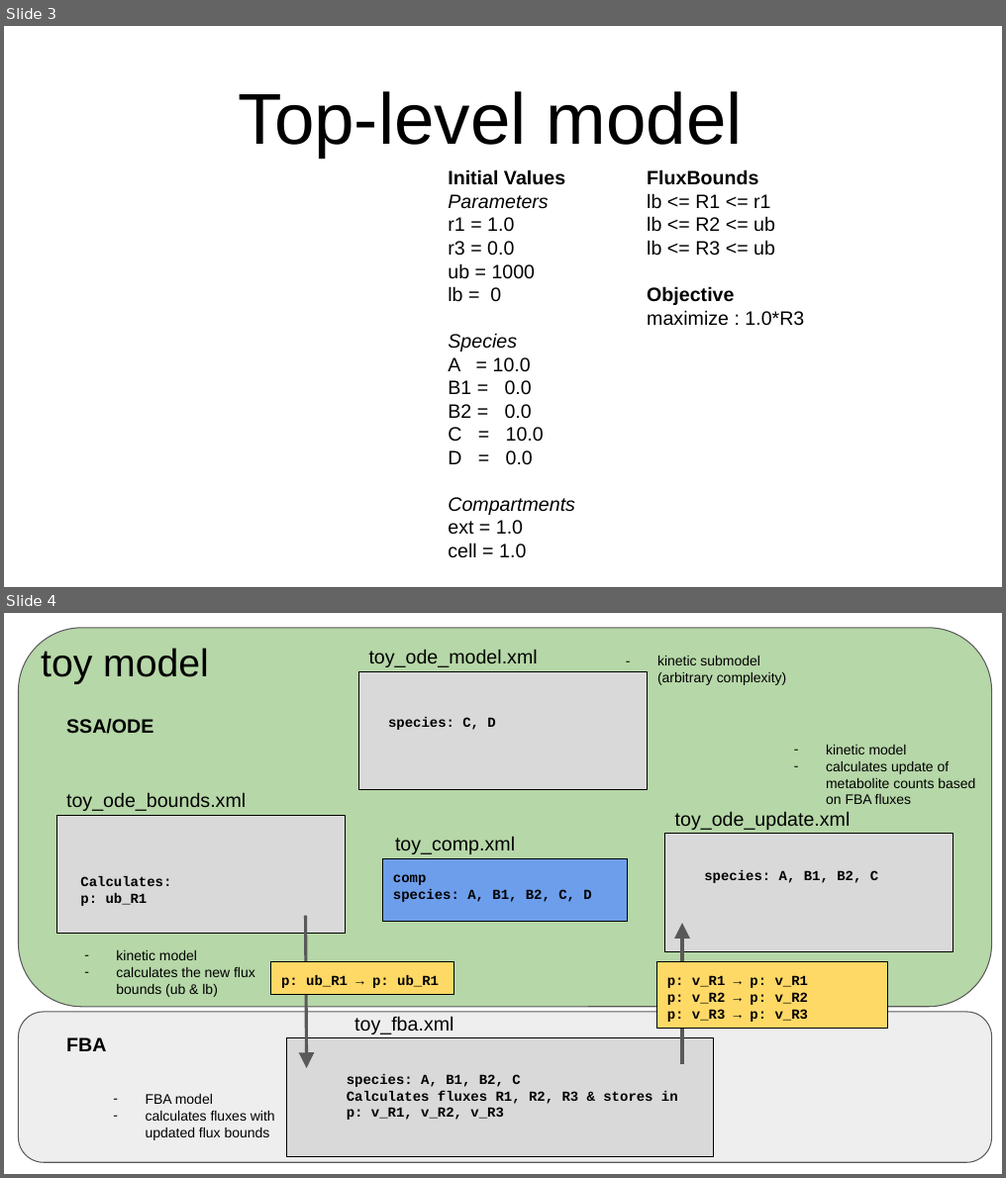
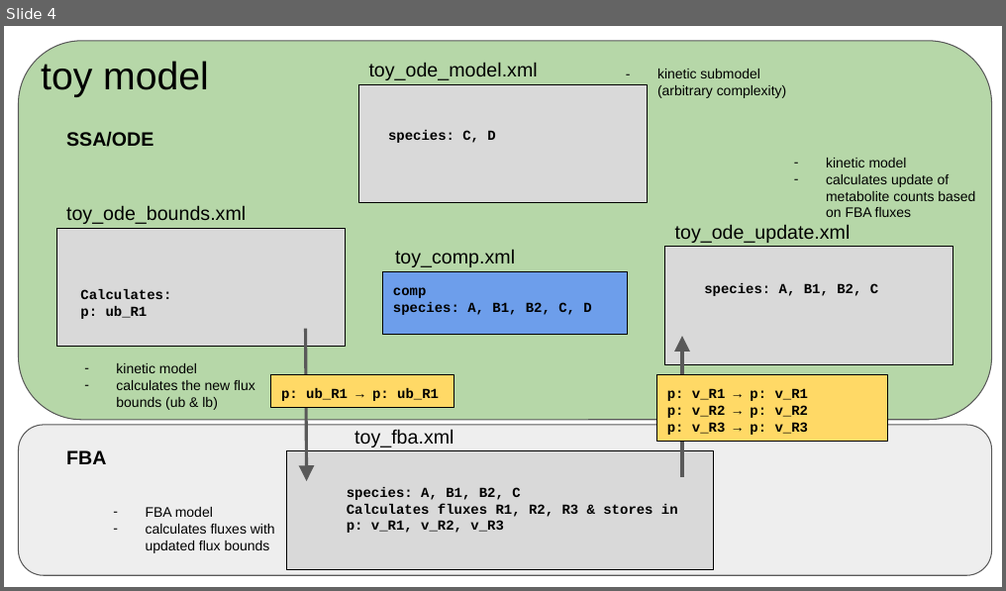
Before and after one commit to dagwa/wholecell-metabolism, a slide deck: mkoenig/python/metabolism/toymodel/Integrated Toy Model.pptx. Shown one above the other, each under a label of ours: slides 3 and 4 before the commit, slide 4 after it. The pictures are 1006x1178 and 1006x591 pixels, drawn with LibreOffice and Linux fonts; fonts in the diff are those of the drawing. Boxes give left, top, right and bottom in pixels: in the first picture for what was removed or moved away, otherwise in the second. Text is boxed around its words. In the diff, an @@ line names an element or a change of style, - is before the commit and + after.

```diff
--- a/mkoenig/python/metabolism/toymodel/Integrated Toy Model.pptx
+++ b/mkoenig/python/metabolism/toymodel/Integrated Toy Model.pptx
@@ slide 3 removed at box(4, 26, 1002, 587), background #FFFFFF @@
@@ title removed at box(239, 91, 743, 158) @@
-Top-level model
@@ text removed at box(448, 170, 575, 559) @@
-Initial Values
-Parameters
-r1 = 1.0
-r3 = 0.0
-ub = 1000
-lb = 0
-Species
-A = 10.0
-B1 = 0.0
-B2 = 0.0
-C = 10.0
-D = 0.0
-Compartments
-ext = 1.0
-cell = 1.0
@@ text removed at box(647, 170, 804, 326) @@
-FluxBounds
-lb <= R1 <= r1
-lb <= R2 <= ub
-lb <= R3 <= ub
-Objective
-maximize : 1.0*R3
```
Also in this commit, not shown: 3 slides changed, 1 slide added, 2 other files.
